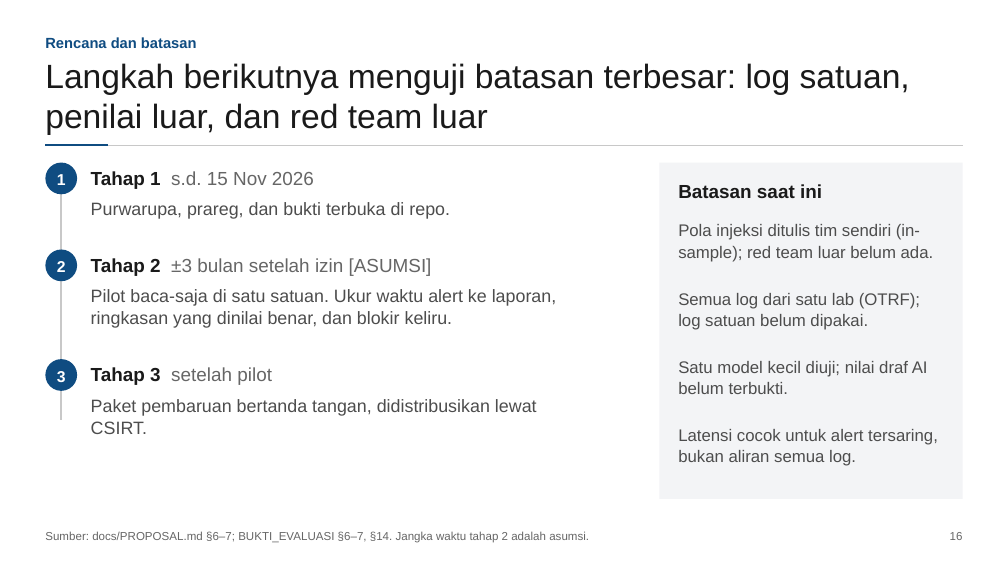
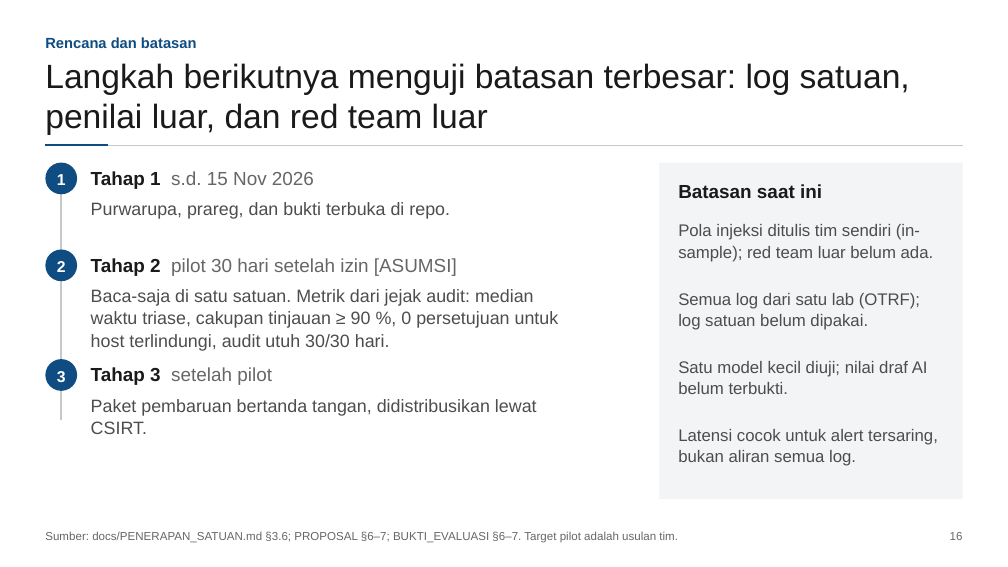
Before and after one commit to poggymacello/perisai-respon, a slide deck: slide 16 of aset_kirim/slide/PERISAI-RESPON_Slide_Teknis.pptx. Drawn at 1008x567 pixels with LibreOffice and Linux fonts; fonts in the diff are those of the drawing. Boxes give left, top, right and bottom in pixels: in the first picture for what was removed or moved away, otherwise in the second. Text is boxed around its words. In the diff, an @@ line names an element or a change of style, - is before the commit and + after.

Commit message:
Cek silang draf AI, penjaga aset OT, paket penerapan satuan, jalur juri 3 menit
- Aplikasi: draf AI yang menyebut kategori di luar temuan aturan ditandai dan dicatat di audit (175 dari 421 draf uji, 41,6 %)
- Aplikasi: usulan isolasi untuk host HMI-/PLC-/SCADA- dan daftar aset satuan menjadi eskalasi
- Aplikasi: muat data contoh idempoten (tidak ada kasus ganda di demo web)
- docs/PENERAPAN_SATUAN.md: peta kebutuhan, skenario posko, instalasi air-gapped, pilot 30 hari, biaya, risiko
- README: bagian Untuk juri, hasil cek silang, deklarasi narasi TTS
- Slide teknis, screenshot 15 Nov, susunan tim (Poggy ketua, Aziz, Hasri)
- Video: narasi bagian draf AI dan skrip narasi suara sintetis

```diff
--- a/aset_kirim/slide/PERISAI-RESPON_Slide_Teknis.pptx
+++ b/aset_kirim/slide/PERISAI-RESPON_Slide_Teknis.pptx
@@ text at [91,258,457,276]: text changed @@
-Tahap 2 ±3 bulan setelah izin [ASUMSI]
+Tahap 2 pilot 30 hari setelah izin [ASUMSI]
@@ text at [91,289,559,351]: text changed @@
-Pilot baca-saja di satu satuan. Ukur waktu alert ke laporan, ringkasan yang dinilai benar, dan blokir keliru.
+Baca-saja di satu satuan. Metrik dari jejak audit: median waktu triase, cakupan tinjauan ≥ 90 %, 0 persetujuan untuk host terlindungi, audit utuh 30/30 hari.
@@ text at [45,531,678,543]: text changed @@
-Sumber: docs/PROPOSAL.md §6–7; BUKTI_EVALUASI §6–7, §14. Jangka waktu tahap 2 adalah asumsi.
+Sumber: docs/PENERAPAN_SATUAN.md §3.6; PROPOSAL §6–7; BUKTI_EVALUASI §6–7. Target pilot adalah usulan tim.
```
Also in this commit, not shown: 12 other slides changed, 38 other files.
